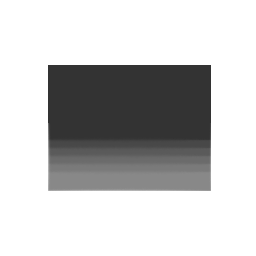
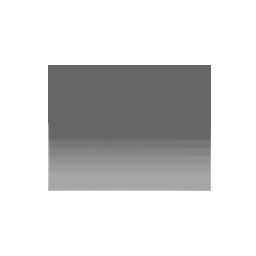
Layer changes from the first 256 x 256 image to the second:
"Layer 15": opacity 80% → 60% over (48, 65, 211, 191)
